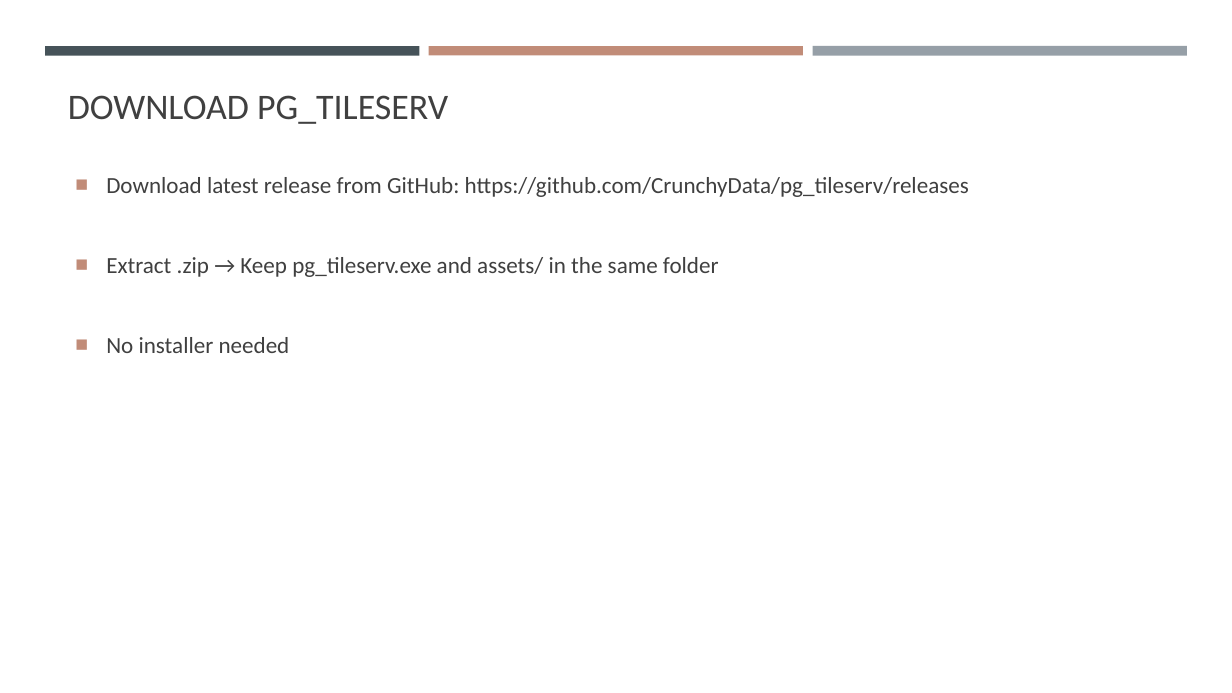
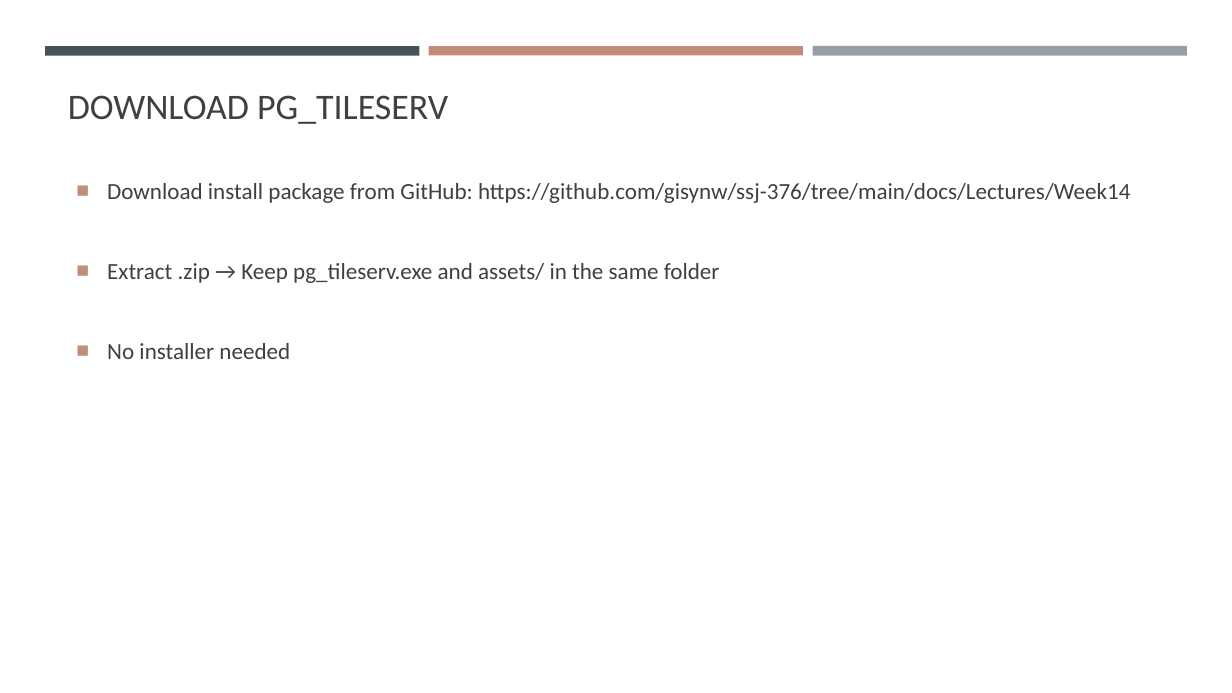
Before and after one commit to gisynw/ssj-376, a slide deck: slide 7 of docs/Lectures/Week14/Week14.pptx (slide 6 before the commit). Drawn at 1232x693 pixels with LibreOffice and Linux fonts; fonts in the diff are those of the drawing. Boxes give left, top, right and bottom in pixels: in the first picture for what was removed or moved away, otherwise in the second. Text is boxed around its words. In the diff, an @@ line names an element or a change of style, - is before the commit and + after.

Commit message:
update week14

```diff
--- a/docs/Lectures/Week14/Week14.pptx
+++ b/docs/Lectures/Week14/Week14.pptx
@@ text at (x1=107, y1=183, x2=1130, y2=203): text changed @@
-■ Download latest release from GitHub: https://github.com/CrunchyData/pg_tileserv/releases
+■ Download install package from GitHub: https://github.com/gisynw/ssj-376/tree/main/docs/Lectures/Week14
```
Also in this commit, not shown: 4 other slides changed, 2 slides added, 3 slides removed, 4 other files.
